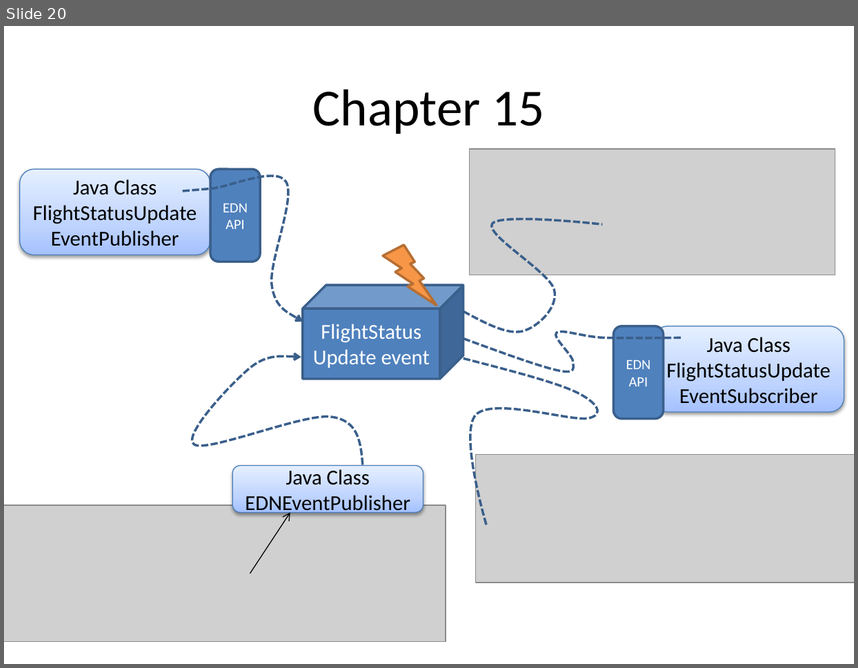
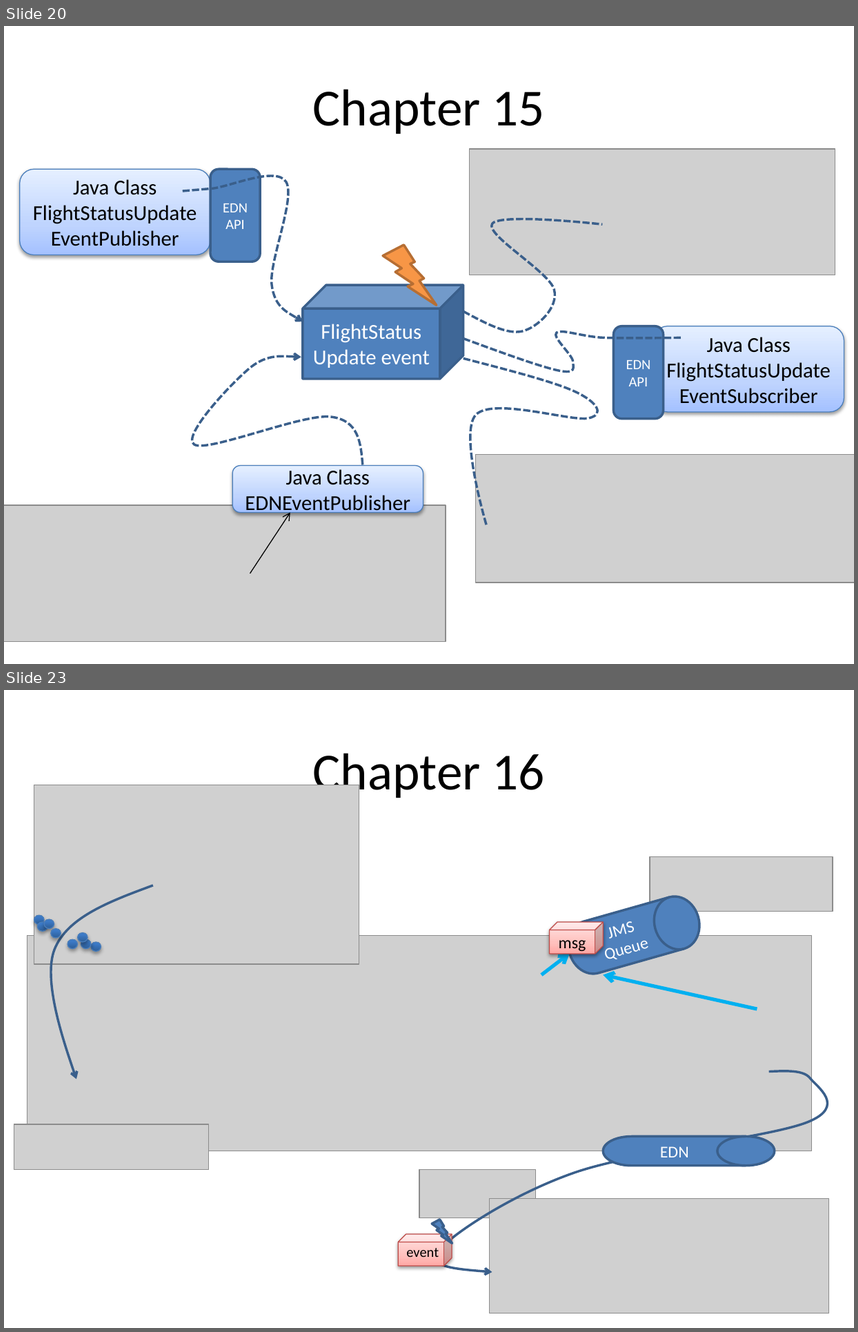
Before and after one commit to lucasjellema/soasuitehandbook, a slide deck: ChapterOverviews_picturesOfService.pptx. Shown one above the other, each under a label of ours: slide 20 before the commit, slides 20 and 23 after it; the slides between them are not shown. The pictures are 858x668 and 858x1332 pixels, drawn with LibreOffice and Linux fonts; fonts in the diff are those of the drawing; grey boxes stand for pictures. Boxes give left, top, right and bottom in pixels: in the first picture for what was removed or moved away, otherwise in the second. Text is boxed around its words. In the diff, an @@ line names an element or a change of style, - is before the commit and + after.

Commit message:
Updated with Chapter 16 - slides for Carpark Management and CreditCard Monitoring

```diff
--- a/ChapterOverviews_picturesOfService.pptx
+++ b/ChapterOverviews_picturesOfService.pptx
@@ slide 23 added at (x1=4, y1=690, x2=854, y2=1328), background #FFFFFF @@
@@ title added at (x1=313, y1=753, x2=545, y2=801), 44 pt, text #000000 @@
+Chapter 16
@@ picture added at (x1=34, y1=785, x2=359, y2=965) @@
@@ picture added at (x1=650, y1=856, x2=833, y2=911) @@
@@ freeform shape added at (x1=52, y1=885, x2=153, y2=1079), outline #3A5F8C 2 pt @@
@@ flow chart magnetic drum added at (x1=562, y1=891, x2=705, y2=979), fill #4F81BD, outline #3A5F8C 2 pt, 14 pt, text #FFFFFF @@
+JMS Queue
@@ ellipse added at (x1=34, y1=915, x2=44, y2=925), fill gradient #2F5F99 to #3D7CC7 to #3A7CCB, outline #4B7EBC 0.75 pt @@
@@ picture added at (x1=27, y1=935, x2=813, y2=1151) @@
@@ ellipse added at (x1=37, y1=922, x2=47, y2=931), fill gradient #2F5F99 to #3D7CC7 to #3A7CCB, outline #4B7EBC 0.75 pt @@
@@ ellipse added at (x1=44, y1=920, x2=54, y2=929), fill gradient #2F5F99 to #3D7CC7 to #3A7CCB, outline #4B7EBC 0.75 pt @@
@@ ellipse added at (x1=51, y1=929, x2=61, y2=938), fill gradient #2F5F99 to #3D7CC7 to #3A7CCB, outline #4B7EBC 0.75 pt @@
@@ ellipse added at (x1=78, y1=932, x2=88, y2=942), fill gradient #2F5F99 to #3D7CC7 to #3A7CCB, outline #4B7EBC 0.75 pt @@
@@ cube added at (x1=550, y1=922, x2=604, y2=954), fill gradient #FFA6A5 to #FFC0BF to #FFE7E7, outline #BF4C48 0.75 pt, 14 pt, text #000000 @@
+msg
@@ ellipse added at (x1=67, y1=939, x2=78, y2=949), fill gradient #2F5F99 to #3D7CC7 to #3A7CCB, outline #4B7EBC 0.75 pt @@
@@ ellipse added at (x1=81, y1=939, x2=92, y2=949), fill gradient #2F5F99 to #3D7CC7 to #3A7CCB, outline #4B7EBC 0.75 pt @@
@@ ellipse added at (x1=91, y1=942, x2=101, y2=951), fill gradient #2F5F99 to #3D7CC7 to #3A7CCB, outline #4B7EBC 0.75 pt @@
@@ arrow added from (542, 975) to (569, 954), #00B0F0 3 pt @@
@@ arrow added from (757, 1009) to (604, 975), #00B0F0 3 pt @@
@@ freeform shape added at (x1=436, y1=1071, x2=828, y2=1272), outline #3A5F8C 2 pt @@
@@ picture added at (x1=14, y1=1125, x2=209, y2=1170) @@
@@ flow chart magnetic drum added at (x1=604, y1=1136, x2=775, y2=1165), fill #4F81BD, outline #3A5F8C 2 pt, 14 pt, text #FFFFFF @@
+EDN
@@ picture added at (x1=419, y1=1170, x2=536, y2=1218) @@
@@ picture added at (x1=489, y1=1199, x2=829, y2=1313) @@
@@ lightning bolt added at (x1=432, y1=1219, x2=452, y2=1243), fill #4F81BD, outline #3A5F8C 2 pt @@
@@ cube added at (x1=399, y1=1234, x2=452, y2=1265), fill gradient #FFA6A5 to #FFC0BF to #FFE7E7, outline #BF4C48 0.75 pt @@
@@ text added at (x1=406, y1=1248, x2=439, y2=1256), 12 pt, text #000000 @@
+event
```
Also in this commit, not shown: 1 slide changed, 2 other slides added.
